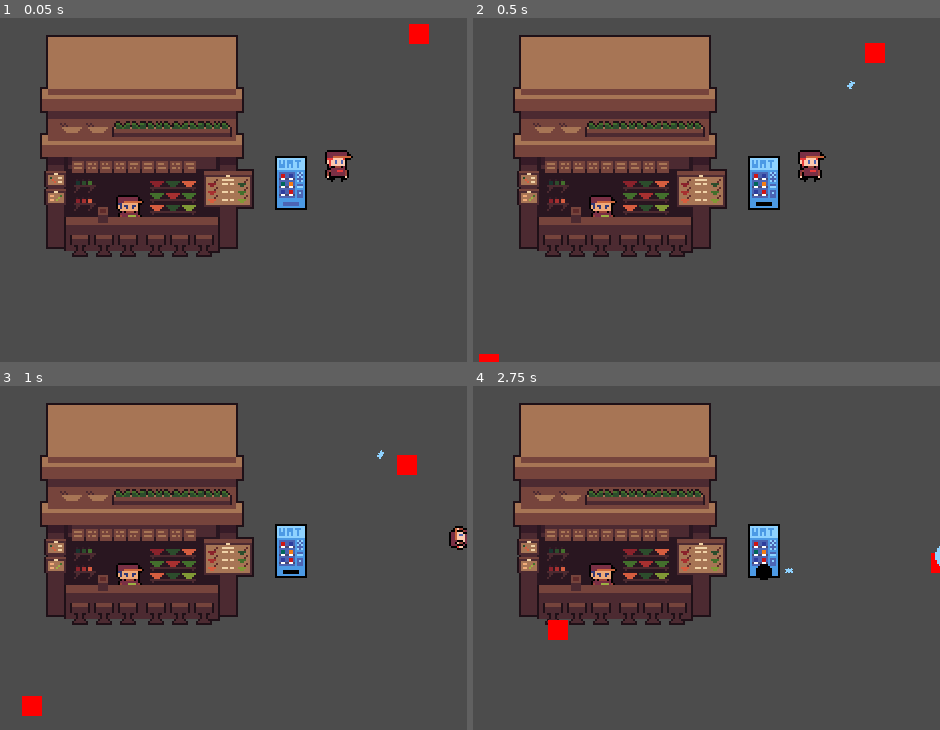
Above: before the commit, frames 1-4 (two rows, left to right).
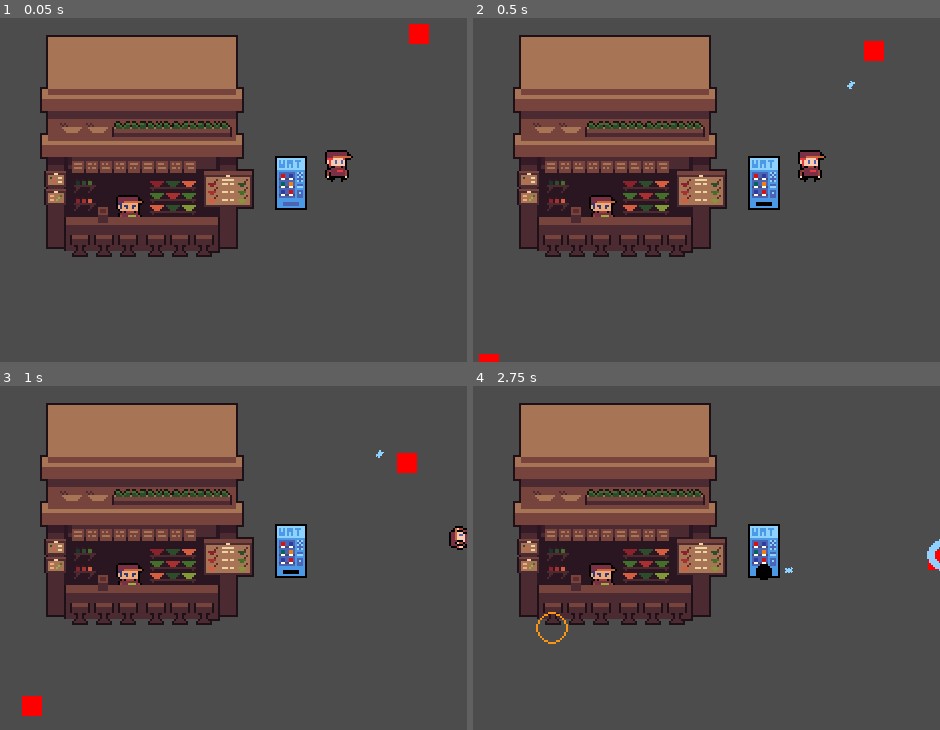
Above: after the commit, the same moments.

Repository: pithnoo/Elevending
Game: Godot game, scene res://Scenes/World.tscn
The game is run twice, just before and just after one commit, with the same random seed, the same clock (stepped at 60 frames per second) and the same inputs.
Inputs:
- Up to frame 1 (0.05 s): no input
- Up to frame 2 (0.5 s): no input
- Up to frame 3 (1 s): hold Right (ui_right) from 0.53 s (still down); tap Space (roll) at 0.6 s
- Up to frame 4 (2.75 s): release Right (ui_right) at 1.28 s; hold Down (ui_down) 1.28-2.03 s; tap Space (roll) at 1.35, 2.1 s; hold Right (ui_right) from 2.03 s (still down)

Frame 1 is identical in both runs. In frame 2, less than 0.1% of the frame differs, in the area x 83-89%, y 6-14%; in frame 3, less than 0.1%; in frame 4, 0.5%, in the area x 13-100%, y 44-75%.

Commit message:
added enemy core damage

Diff:
--- a/Code/Properties/projectile.gd
+++ b/Code/Properties/Hazard/hazard.gd
@@ -1,9 +1,7 @@
+class_name Hazard
 extends Area2D
 
-enum element { GRASS, WATER, FIRE }
-
 export(PackedScene) var deathEffect
-export(element) var type
 export(int) var damage
 
 func destroy():
--- /dev/null
+++ b/Code/Properties/Hazard/projectile.gd
@@ -0,0 +1,5 @@
+extends Hazard
+
+enum element { GRASS, WATER, FIRE }
+
+export(element) var type
--- a/Code/Enemy/enemy_hurt_box.gd
+++ b/Code/Properties/HurtBox/enemy_hurt_box.gd
@@ -1,8 +1,4 @@
-extends Area2D
-
-export(NodePath) var entity_stats
-
-onready var stats = get_node(entity_stats)
+extends HurtBox
 
 signal buff_enemy
 
--- /dev/null
+++ b/Code/Properties/HurtBox/hurt_box.gd
@@ -0,0 +1,10 @@
+class_name HurtBox
+extends Area2D
+
+export(NodePath) var entity_stats
+
+onready var stats = get_node(entity_stats)
+
+func _on_HurtBox_area_entered(area:Area2D):
+	stats.health -= area.damage
+	area.destroy()
--- a/Scenes/Enemies/EnemyFollowCoreTemplate.tscn
+++ b/Scenes/Enemies/EnemyFollowCoreTemplate.tscn
@@ -7,18 +7,9 @@
 [ext_resource path="res://Scenes/Stats.tscn" type="PackedScene" id=5]
 [ext_resource path="res://Code/Enemy/enemy_follow_core.gd" type="Script" id=6]
 [ext_resource path="res://Code/Properties/entity_detect.gd" type="Script" id=7]
-[ext_resource path="res://Code/Enemy/enemy_hurt_box.gd" type="Script" id=8]
-
-[sub_resource type="CircleShape2D" id=11]
-radius = 32.04
-
-[sub_resource type="CircleShape2D" id=4]
-radius = 6.4
-
-[sub_resource type="RectangleShape2D" id=1]
-
-[sub_resource type="RectangleShape2D" id=12]
-extents = Vector2( 0.5, 0.5 )
+[ext_resource path="res://Code/Properties/HurtBox/enemy_hurt_box.gd" type="Script" id=8]
+[ext_resource path="res://Code/Properties/Hazard/hazard.gd" type="Script" id=9]
+[ext_resource path="res://Scenes/Projectiles/ProjectileEffectFire.tscn" type="PackedScene" id=10]
 
 [sub_resource type="Animation" id=5]
 resource_name = "FollowCore"
@@ -44,6 +35,17 @@
 graph_offset = Vector2( -63, 30 )
 
 [sub_resource type="AnimationNodeStateMachinePlayback" id=3]
+
+[sub_resource type="CircleShape2D" id=11]
+radius = 32.04
+
+[sub_resource type="CircleShape2D" id=4]
+radius = 6.4
+
+[sub_resource type="RectangleShape2D" id=1]
+
+[sub_resource type="RectangleShape2D" id=12]
+extents = Vector2( 0.5, 0.5 )
 
 [node name="EnemyFollowCore" type="KinematicBody2D"]
 scale = Vector2( 10, 10 )
@@ -78,6 +80,23 @@
 core_range = NodePath("../../CoreRange")
 idle_node = NodePath("../Idle")
 
+[node name="BuffTimer" type="Timer" parent="."]
+
+[node name="AnimationPlayer" type="AnimationPlayer" parent="."]
+anims/FollowCore = SubResource( 5 )
+anims/FollowPlayer = SubResource( 6 )
+anims/Idle = SubResource( 7 )
+
+[node name="AnimationTree" type="AnimationTree" parent="."]
+tree_root = SubResource( 2 )
+anim_player = NodePath("../AnimationPlayer")
+parameters/playback = SubResource( 3 )
+
+[node name="Sprite" type="Sprite" parent="."]
+modulate = Color( 1, 0, 0, 1 )
+scale = Vector2( 1, 1 )
+texture = ExtResource( 1 )
+
 [node name="CoreRange" type="Area2D" parent="."]
 visible = false
 collision_layer = 0
@@ -97,6 +116,7 @@
 shape = SubResource( 4 )
 
 [node name="HurtBox" type="Area2D" parent="."]
+visible = false
 collision_layer = 0
 collision_mask = 16
 script = ExtResource( 8 )
@@ -108,27 +128,15 @@
 shape = SubResource( 1 )
 
 [node name="CoreHitBox" type="Area2D" parent="."]
-collision_layer = 0
-collision_mask = 2
+collision_layer = 4
+collision_mask = 0
+script = ExtResource( 9 )
+deathEffect = ExtResource( 10 )
+damage = 1
 
 [node name="CollisionShape2D" type="CollisionShape2D" parent="CoreHitBox"]
+scale = Vector2( 1.00759, 1.00669 )
 shape = SubResource( 12 )
-
-[node name="BuffTimer" type="Timer" parent="."]
-
-[node name="AnimationPlayer" type="AnimationPlayer" parent="."]
-anims/FollowCore = SubResource( 5 )
-anims/FollowPlayer = SubResource( 6 )
-anims/Idle = SubResource( 7 )
-
-[node name="AnimationTree" type="AnimationTree" parent="."]
-tree_root = SubResource( 2 )
-anim_player = NodePath("../AnimationPlayer")
-parameters/playback = SubResource( 3 )
-
-[node name="Sprite" type="Sprite" parent="."]
-modulate = Color( 1, 0, 0, 1 )
-texture = ExtResource( 1 )
 
 [node name="CollisionShape2D" type="CollisionShape2D" parent="."]
 visible = false
--- a/Scenes/Enemies/EnemyFollowPlayerTemplate.tscn
+++ b/Scenes/Enemies/EnemyFollowPlayerTemplate.tscn
@@ -8,7 +8,9 @@
 [ext_resource path="res://Code/Enemy/enemy_idle.gd" type="Script" id=6]
 [ext_resource path="res://Code/Enemy/enemy_follow_player.gd" type="Script" id=7]
 [ext_resource path="res://Scenes/Stats.tscn" type="PackedScene" id=8]
-[ext_resource path="res://Code/Enemy/enemy_hurt_box.gd" type="Script" id=9]
+[ext_resource path="res://Code/Properties/HurtBox/enemy_hurt_box.gd" type="Script" id=9]
+[ext_resource path="res://Code/Properties/Hazard/hazard.gd" type="Script" id=10]
+[ext_resource path="res://Scenes/Projectiles/ProjectileEffectFire.tscn" type="PackedScene" id=11]
 
 [sub_resource type="CircleShape2D" id=11]
 radius = 32.04
@@ -98,6 +100,11 @@
 follow_player_node = NodePath("../FollowPlayer")
 idle_node = NodePath("../Idle")
 
+[node name="Sprite" type="Sprite" parent="."]
+modulate = Color( 1, 0, 0, 1 )
+scale = Vector2( 1, 1 )
+texture = ExtResource( 5 )
+
 [node name="CoreRange" type="Area2D" parent="."]
 visible = false
 collision_layer = 0
@@ -128,16 +135,13 @@
 scale = Vector2( 0.05, 0.05 )
 shape = SubResource( 1 )
 
-[node name="PlayerHitBox" type="Area2D" parent="."]
-collision_layer = 0
+[node name="CoreHitBox" type="Area2D" parent="."]
+scale = Vector2( 1, 1 )
+collision_layer = 4
 collision_mask = 0
-
-[node name="CollisionShape2D" type="CollisionShape2D" parent="PlayerHitBox"]
-shape = SubResource( 12 )
-
-[node name="CoreHitBox" type="Area2D" parent="."]
-collision_layer = 0
-collision_mask = 2
+script = ExtResource( 10 )
+deathEffect = ExtResource( 11 )
+damage = 1
 
 [node name="CollisionShape2D" type="CollisionShape2D" parent="CoreHitBox"]
 shape = SubResource( 12 )
@@ -154,10 +158,6 @@
 anim_player = NodePath("../AnimationPlayer")
 parameters/playback = SubResource( 3 )
 
-[node name="Sprite" type="Sprite" parent="."]
-modulate = Color( 1, 0, 0, 1 )
-texture = ExtResource( 5 )
-
 [node name="CollisionShape2D" type="CollisionShape2D" parent="."]
 visible = false
 scale = Vector2( 0.05, 0.05 )
--- a/Scenes/Entities/Core.tscn
+++ b/Scenes/Entities/Core.tscn
@@ -1,30 +1,38 @@
-[gd_scene load_steps=5 format=2]
+[gd_scene load_steps=6 format=2]
 
 [ext_resource path="res://Art/shop.png" type="Texture" id=1]
 [ext_resource path="res://Scenes/Stats.tscn" type="PackedScene" id=2]
+[ext_resource path="res://Code/Properties/HurtBox/hurt_box.gd" type="Script" id=3]
+
+[sub_resource type="RectangleShape2D" id=1]
+extents = Vector2( 48, 54 )
 
 [sub_resource type="RectangleShape2D" id=2]
-extents = Vector2( 0.49, 0.54 )
-
-[sub_resource type="RectangleShape2D" id=1]
-extents = Vector2( 50.5, 26.5 )
+extents = Vector2( 49.5, 53.5 )
 
 [node name="Core" type="StaticBody2D"]
 collision_layer = 10
-collision_mask = 8
+collision_mask = 0
 
 [node name="Stats" parent="." instance=ExtResource( 2 )]
-max_health = 10
+max_health = 20
 
 [node name="Sprite" type="Sprite" parent="."]
 texture = ExtResource( 1 )
 
 [node name="HurtBox" type="Area2D" parent="."]
+modulate = Color( 0, 0.156863, 1, 1 )
+collision_layer = 0
+collision_mask = 4
+script = ExtResource( 3 )
+entity_stats = NodePath("../Stats")
 
 [node name="CollisionShape2D" type="CollisionShape2D" parent="HurtBox"]
-position = Vector2( -1, -2 )
+position = Vector2( -2.5, -2 )
+shape = SubResource( 1 )
+
+[node name="CollisionShape2D" type="CollisionShape2D" parent="."]
+position = Vector2( -2.5, -2 )
 shape = SubResource( 2 )
 
-[node name="CollisionShape2D" type="CollisionShape2D" parent="."]
-position = Vector2( -2.5, 26.5 )
-shape = SubResource( 1 )
+[connection signal="area_entered" from="HurtBox" to="HurtBox" method="_on_HurtBox_area_entered"]
--- a/Scenes/Entities/Player.tscn
+++ b/Scenes/Entities/Player.tscn
@@ -7,12 +7,8 @@
 [ext_resource path="res://Code/Player/idle.gd" type="Script" id=5]
 [ext_resource path="res://Code/Player/roll.gd" type="Script" id=6]
 [ext_resource path="res://Scenes/Stats.tscn" type="PackedScene" id=7]
-
-[sub_resource type="RectangleShape2D" id=9]
-extents = Vector2( 5, 5 )
-
-[sub_resource type="RectangleShape2D" id=2]
-extents = Vector2( 6, 8 )
+[ext_resource path="res://Shaders/hit_flash.gdshader" type="Shader" id=8]
+[ext_resource path="res://Code/Properties/HurtBox/hurt_box.gd" type="Script" id=9]
 
 [sub_resource type="Animation" id=3]
 resource_name = "Idle"
@@ -113,32 +109,24 @@
 
 [sub_resource type="AnimationNodeStateMachinePlayback" id=8]
 
+[sub_resource type="ShaderMaterial" id=13]
+shader = ExtResource( 8 )
+shader_param/active = false
+shader_param/colour = Color( 1, 1, 1, 1 )
+
+[sub_resource type="RectangleShape2D" id=9]
+extents = Vector2( 5, 6 )
+
+[sub_resource type="RectangleShape2D" id=2]
+extents = Vector2( 5, 7.5 )
+
 [node name="Player" type="KinematicBody2D"]
 collision_layer = 9
 collision_mask = 8
 script = ExtResource( 3 )
 
 [node name="Stats" parent="." instance=ExtResource( 7 )]
-
-[node name="ItemBox" type="Area2D" parent="."]
-visible = false
-
-[node name="CollisionShape2D" type="CollisionShape2D" parent="ItemBox"]
-shape = SubResource( 9 )
-
-[node name="HurtBox" type="Area2D" parent="."]
-visible = false
-
-[node name="CollisionShape2D" type="CollisionShape2D" parent="HurtBox"]
-shape = SubResource( 9 )
-
-[node name="Sprite" type="Sprite" parent="."]
-texture = ExtResource( 1 )
-hframes = 14
-
-[node name="CollisionShape2D" type="CollisionShape2D" parent="."]
-position = Vector2( -1, 2 )
-shape = SubResource( 2 )
+max_health = 10
 
 [node name="StateManager" type="Node" parent="."]
 script = ExtResource( 2 )
@@ -177,6 +165,8 @@
 anims/RESET = SubResource( 10 )
 anims/Roll = SubResource( 11 )
 
+[node name="HitFlash" type="AnimationPlayer" parent="."]
+
 [node name="AnimationTree" type="AnimationTree" parent="."]
 tree_root = SubResource( 7 )
 anim_player = NodePath("../AnimationPlayer")
@@ -189,4 +179,32 @@
 [node name="MotionTimer" type="Timer" parent="."]
 one_shot = true
 
+[node name="Sprite" type="Sprite" parent="."]
+material = SubResource( 13 )
+texture = ExtResource( 1 )
+hframes = 14
+
+[node name="ItemBox" type="Area2D" parent="."]
+visible = false
+
+[node name="CollisionShape2D" type="CollisionShape2D" parent="ItemBox"]
+modulate = Color( 1, 0.913725, 0, 1 )
+position = Vector2( -1, 2 )
+shape = SubResource( 9 )
+
+[node name="HurtBox" type="Area2D" parent="."]
+visible = false
+modulate = Color( 0, 0.27451, 1, 1 )
+script = ExtResource( 9 )
+entity_stats = NodePath("../Stats")
+
+[node name="CollisionShape2D" type="CollisionShape2D" parent="HurtBox"]
+position = Vector2( -1, 2 )
+shape = SubResource( 9 )
+
+[node name="CollisionShape2D" type="CollisionShape2D" parent="."]
+visible = false
+position = Vector2( -1, 1.5 )
+shape = SubResource( 2 )
+
 [connection signal="no_health" from="Stats" to="." method="_on_Stats_no_health"]
--- a/Scenes/Entities/Turret.tscn
+++ b/Scenes/Entities/Turret.tscn
@@ -9,9 +9,6 @@
 [ext_resource path="res://Scenes/Projectiles/WaterProjectile.tscn" type="PackedScene" id=7]
 [ext_resource path="res://Code/Turret/turret_empty_state.gd" type="Script" id=8]
 [ext_resource path="res://Scenes/Projectiles/ShootEffectWater.tscn" type="PackedScene" id=9]
-
-[sub_resource type="RectangleShape2D" id=1]
-extents = Vector2( 8, 4 )
 
 [sub_resource type="Animation" id=5]
 resource_name = "Attack"
@@ -97,6 +94,9 @@
 [sub_resource type="CircleShape2D" id=2]
 radius = 88.0
 
+[sub_resource type="RectangleShape2D" id=1]
+extents = Vector2( 8, 4 )
+
 [node name="Turret" type="StaticBody2D"]
 collision_layer = 8
 collision_mask = 0
@@ -108,43 +108,6 @@
 projectileEffect = ExtResource( 9 )
 maxAmmo = 10
 cooldown = 0.5
-
-[node name="CollisionShape2D" type="CollisionShape2D" parent="."]
-position = Vector2( 0, 12 )
-shape = SubResource( 1 )
-
-[node name="AnimationPlayer" type="AnimationPlayer" parent="."]
-anims/Attack = SubResource( 5 )
-anims/Empty = SubResource( 9 )
-anims/Idle = SubResource( 6 )
-anims/RESET = SubResource( 11 )
-
-[node name="AnimationTree" type="AnimationTree" parent="."]
-tree_root = SubResource( 3 )
-anim_player = NodePath("../AnimationPlayer")
-active = true
-parameters/playback = SubResource( 4 )
-
-[node name="Sprite" type="Sprite" parent="."]
-texture = ExtResource( 1 )
-hframes = 2
-vframes = 4
-frame = 1
-
-[node name="FireRateTimer" type="Timer" parent="."]
-one_shot = true
-
-[node name="FirePoint" type="Position2D" parent="."]
-position = Vector2( 0, 13 )
-
-[node name="AttackRange" type="Area2D" parent="."]
-visible = false
-collision_layer = 0
-collision_mask = 4
-script = ExtResource( 6 )
-
-[node name="CollisionShape2D" type="CollisionShape2D" parent="AttackRange"]
-shape = SubResource( 2 )
 
 [node name="StateManager" type="Node" parent="."]
 script = ExtResource( 3 )
@@ -167,5 +130,42 @@
 animation_name = "Empty"
 attack_node = NodePath("../Attack")
 
+[node name="FirePoint" type="Position2D" parent="."]
+position = Vector2( 0, 13 )
+
+[node name="AnimationPlayer" type="AnimationPlayer" parent="."]
+anims/Attack = SubResource( 5 )
+anims/Empty = SubResource( 9 )
+anims/Idle = SubResource( 6 )
+anims/RESET = SubResource( 11 )
+
+[node name="AnimationTree" type="AnimationTree" parent="."]
+tree_root = SubResource( 3 )
+anim_player = NodePath("../AnimationPlayer")
+active = true
+parameters/playback = SubResource( 4 )
+
+[node name="FireRateTimer" type="Timer" parent="."]
+one_shot = true
+
+[node name="Sprite" type="Sprite" parent="."]
+texture = ExtResource( 1 )
+hframes = 2
+vframes = 4
+frame = 1
+
+[node name="AttackRange" type="Area2D" parent="."]
+visible = false
+collision_layer = 0
+collision_mask = 4
+script = ExtResource( 6 )
+
+[node name="CollisionShape2D" type="CollisionShape2D" parent="AttackRange"]
+shape = SubResource( 2 )
+
+[node name="CollisionShape2D" type="CollisionShape2D" parent="."]
+position = Vector2( 0, 4 )
+shape = SubResource( 1 )
+
 [connection signal="body_entered" from="AttackRange" to="AttackRange" method="_on_AttackRange_body_entered"]
 [connection signal="body_exited" from="AttackRange" to="AttackRange" method="_on_AttackRange_body_exited"]
--- a/Scenes/Projectiles/FireProjectile.tscn
+++ b/Scenes/Projectiles/FireProjectile.tscn
@@ -1,8 +1,8 @@
 [gd_scene load_steps=7 format=2]
 
 [ext_resource path="res://Art/bullets.png" type="Texture" id=1]
-[ext_resource path="res://Code/Properties/projectile.gd" type="Script" id=2]
-[ext_resource path="res://Code/effect.gd" type="Script" id=3]
+[ext_resource path="res://Code/Properties/Hazard/projectile.gd" type="Script" id=2]
+[ext_resource path="res://Code/Properties/effect.gd" type="Script" id=3]
 [ext_resource path="res://Scenes/Projectiles/ProjectileEffectWater.tscn" type="PackedScene" id=4]
 
 [sub_resource type="CircleShape2D" id=1]
--- a/Scenes/Projectiles/GrassProjectile.tscn
+++ b/Scenes/Projectiles/GrassProjectile.tscn
@@ -1,9 +1,9 @@
 [gd_scene load_steps=7 format=2]
 
 [ext_resource path="res://Art/bullets.png" type="Texture" id=1]
-[ext_resource path="res://Code/Properties/projectile.gd" type="Script" id=2]
+[ext_resource path="res://Code/Properties/Hazard/projectile.gd" type="Script" id=2]
 [ext_resource path="res://Scenes/Projectiles/ProjectileEffectWater.tscn" type="PackedScene" id=3]
-[ext_resource path="res://Code/effect.gd" type="Script" id=4]
+[ext_resource path="res://Code/Properties/effect.gd" type="Script" id=4]
 
 [sub_resource type="CircleShape2D" id=1]
 radius = 3.0
--- a/Scenes/Projectiles/ProjectileEffectFire.tscn
+++ b/Scenes/Projectiles/ProjectileEffectFire.tscn
@@ -1,7 +1,7 @@
 [gd_scene load_steps=9 format=2]
 
 [ext_resource path="res://Art/bulletEffect.png" type="Texture" id=1]
-[ext_resource path="res://Code/sprite_effect.gd" type="Script" id=2]
+[ext_resource path="res://Code/Properties/sprite_effect.gd" type="Script" id=2]
 
 [sub_resource type="AtlasTexture" id=1]
 atlas = ExtResource( 1 )
--- a/Scenes/Projectiles/ProjectileEffectGrass.tscn
+++ b/Scenes/Projectiles/ProjectileEffectGrass.tscn
@@ -1,7 +1,7 @@
 [gd_scene load_steps=9 format=2]
 
 [ext_resource path="res://Art/bulletEffect.png" type="Texture" id=1]
-[ext_resource path="res://Code/sprite_effect.gd" type="Script" id=2]
+[ext_resource path="res://Code/Properties/sprite_effect.gd" type="Script" id=2]
 
 [sub_resource type="AtlasTexture" id=7]
 atlas = ExtResource( 1 )
--- a/Scenes/Projectiles/ProjectileEffectWater.tscn
+++ b/Scenes/Projectiles/ProjectileEffectWater.tscn
@@ -1,7 +1,7 @@
 [gd_scene load_steps=9 format=2]
 
 [ext_resource path="res://Art/bulletEffect.png" type="Texture" id=1]
-[ext_resource path="res://Code/sprite_effect.gd" type="Script" id=2]
+[ext_resource path="res://Code/Properties/sprite_effect.gd" type="Script" id=2]
 
 [sub_resource type="AtlasTexture" id=7]
 atlas = ExtResource( 1 )
--- a/Scenes/Projectiles/ShootEffectWater.tscn
+++ b/Scenes/Projectiles/ShootEffectWater.tscn
@@ -1,7 +1,7 @@
 [gd_scene load_steps=7 format=2]
 
 [ext_resource path="res://Art/shootEffect-Sheet.png" type="Texture" id=1]
-[ext_resource path="res://Code/sprite_effect.gd" type="Script" id=2]
+[ext_resource path="res://Code/Properties/sprite_effect.gd" type="Script" id=2]
 
 [sub_resource type="AtlasTexture" id=1]
 atlas = ExtResource( 1 )
--- a/Scenes/Projectiles/WaterProjectile.tscn
+++ b/Scenes/Projectiles/WaterProjectile.tscn
@@ -1,9 +1,9 @@
 [gd_scene load_steps=7 format=2]
 
 [ext_resource path="res://Art/bullets.png" type="Texture" id=1]
-[ext_resource path="res://Code/Properties/projectile.gd" type="Script" id=2]
+[ext_resource path="res://Code/Properties/Hazard/projectile.gd" type="Script" id=2]
 [ext_resource path="res://Scenes/Projectiles/ProjectileEffectWater.tscn" type="PackedScene" id=3]
-[ext_resource path="res://Code/effect.gd" type="Script" id=4]
+[ext_resource path="res://Code/Properties/effect.gd" type="Script" id=4]
 
 [sub_resource type="CircleShape2D" id=1]
 radius = 2.0
--- a/Scenes/World.tscn
+++ b/Scenes/World.tscn
@@ -10,20 +10,22 @@
 
 [node name="YSort" type="YSort" parent="."]
 
-[node name="Player" parent="." instance=ExtResource( 2 )]
+[node name="Player" parent="YSort" instance=ExtResource( 2 )]
 position = Vector2( 256, 80 )
 __meta__ = {
 "_edit_group_": true
 }
 
-[node name="Core" parent="." instance=ExtResource( 3 )]
+[node name="Entities" type="YSort" parent="YSort"]
+
+[node name="Core" parent="YSort/Entities" instance=ExtResource( 3 )]
 position = Vector2( 160, 72 )
 
-[node name="Turret" parent="." instance=ExtResource( 1 )]
+[node name="Turret" parent="YSort/Entities" instance=ExtResource( 1 )]
 position = Vector2( 232, 88 )
 
-[node name="EnemyFollowCore" parent="." instance=ExtResource( 4 )]
+[node name="EnemyFollowCore" parent="YSort" instance=ExtResource( 4 )]
 position = Vector2( 88, 192 )
 
-[node name="EnemyFollowPlayer" parent="." instance=ExtResource( 5 )]
+[node name="EnemyFollowPlayer" parent="YSort" instance=ExtResource( 5 )]
 position = Vector2( 296, 16 )
--- /dev/null
+++ b/Shaders/hit_flash.gdshader
@@ -0,0 +1,16 @@
+shader_type canvas_item;
+
+uniform bool active = false;
+uniform vec4 colour: hint_color = vec4(1.0);
+
+void fragment(){
+	vec4 previous_colour = texture(TEXTURE, UV);
+	vec4 white_colour = vec4(colour.r,colour.g,colour.b,previous_colour.a);
+
+	vec4 new_colour = previous_colour;
+
+	if(active == true){
+		new_colour = white_colour
+	}
+	COLOR = new_colour;
+}
--- a/project.godot
+++ b/project.godot
@@ -29,6 +29,16 @@
 "language": "GDScript",
 "path": "res://Code/Enemy/enemy_follow_state.gd"
 }, {
+"base": "Area2D",
+"class": "Hazard",
+"language": "GDScript",
+"path": "res://Code/Properties/Hazard/hazard.gd"
+}, {
+"base": "Area2D",
+"class": "HurtBox",
+"language": "GDScript",
+"path": "res://Code/Properties/HurtBox/hurt_box.gd"
+}, {
 "base": "KinematicBody2D",
 "class": "Player",
 "language": "GDScript",
@@ -49,6 +59,8 @@
 "Enemy": "",
 "EnemyBaseState": "",
 "EnemyFollowState": "",
+"Hazard": "",
+"HurtBox": "",
 "Player": "",
 "Turret": "",
 "TurretBaseState": ""
Renamed: Code/effect.gd -> Code/Properties/effect.gd
Renamed: Code/sprite_effect.gd -> Code/Properties/sprite_effect.gd
Not shown: 1 places in Scenes/Enemies/EnemyFollowCoreTemplate.tscn that only renumber resources
Not shown: 1 places in Scenes/Enemies/EnemyFollowPlayerTemplate.tscn that only renumber resources
Not shown: 1 places in Scenes/Entities/Player.tscn that only renumber resources
Not shown: 1 places in Scenes/Projectiles/WaterProjectile.tscn that only renumber resources
